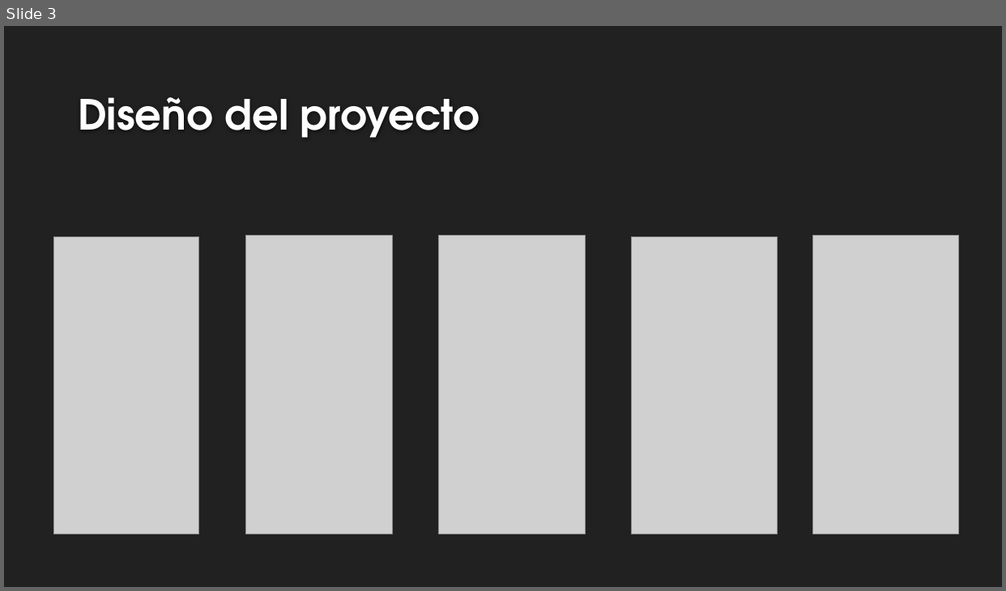
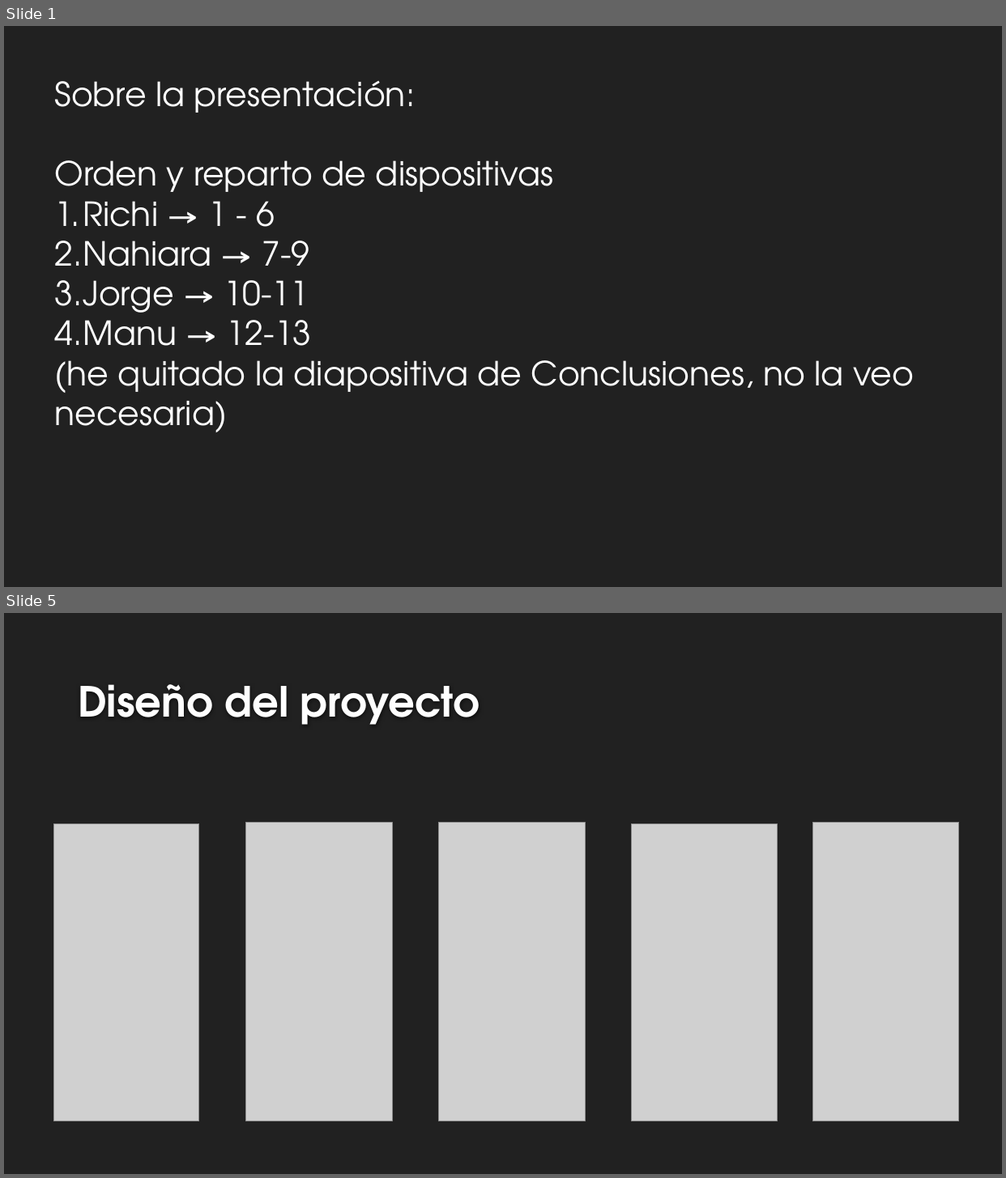
Before and after one commit to ABPMultimediaUA/SchoolApp, a slide deck: Desarrollo/SDM/MemoriaABP 16Ene/PresentaciónSDM.pptx. Shown one above the other, each under a label of ours: slide 3 before the commit, slides 1 and 5 after it; the slides between them are not shown. The pictures are 1006x591 and 1006x1178 pixels, drawn with LibreOffice and Linux fonts; fonts in the diff are those of the drawing; grey boxes stand for pictures; background and template pictures are left out. Boxes give left, top, right and bottom in pixels: in the first picture for what was removed or moved away, otherwise in the second. Text is boxed around its words. In the diff, an @@ line names an element or a change of style, - is before the commit and + after.

```diff
--- a/Desarrollo/SDM/MemoriaABP 16Ene/PresentaciónSDM.pptx
+++ b/Desarrollo/SDM/MemoriaABP 16Ene/PresentaciónSDM.pptx
@@ slide 1 added at bbox=[4, 26, 1002, 587], background #212121 @@
@@ text added at bbox=[55, 81, 914, 433], 32 pt, text #FFFFFF @@
+Sobre la presentación:
+Orden y reparto de dispositivas
+1. Richi → 1 - 6
+2. Nahiara → 7-9
+3. Jorge → 10-11
+4. Manu → 12-13
+(he quitado la diapositiva de Conclusiones, no la veo necesaria)
@@ what was slide 3 is now slide 5 @@
```
Also in this commit, not shown: 4 slides changed, 8 other slides added, 2 slides removed, 1 other file.
